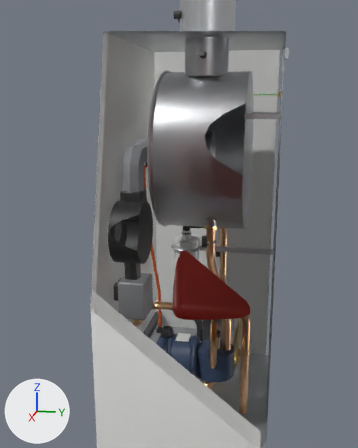
The glTF model caldaia.glb, before and after one commit.
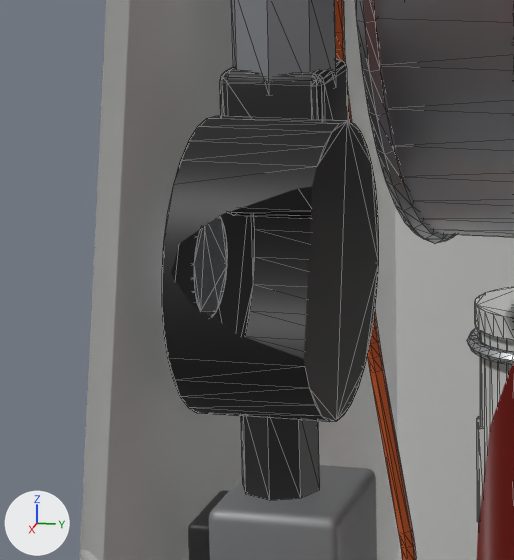
Each version is shown from a 50 mm lens placed at (0.951, -0.002, 0.624), pointed at (0.107, -0.171, 0.413), then close up on the part from 21% to 51% of the width and 39% to 65% of the height. Lighting does not change. The marker at lower left points along +X, +Y and +Z. The last two pictures show the newer version. The close-ups show mesh edges as thin lines. Everything nearer to the camera than a plane just in front of the edit is cut away. Where no turn or scale is listed for an object, it has been applied to the vertices. Vertices at exactly the same position are counted once.

The first close-up shows 'casing', 'condensate-trap', 'condensate-trap-holder', 'expansion-vessel', 'fan', 'gas-valve', 'ignition-electrode__cable-ignition', 'mixer-duct', 'primary-heat-exchanger'.
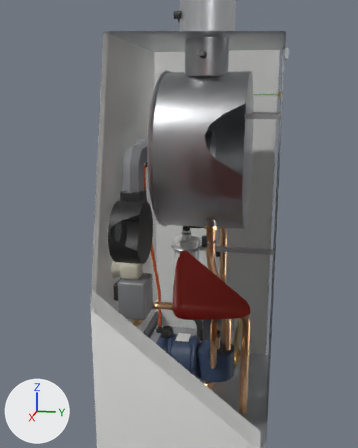
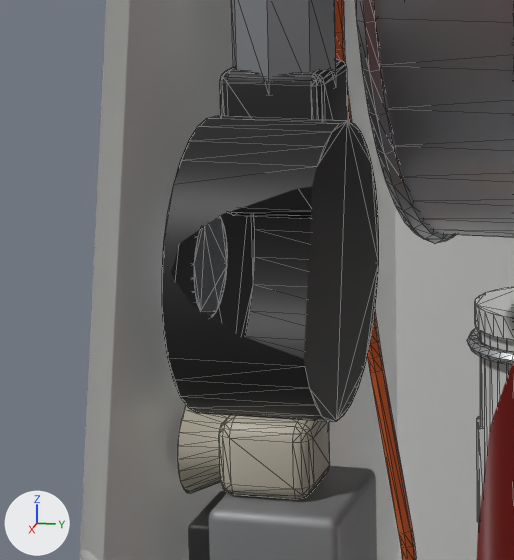
Commit message: feat(modello): venturi fra valvola gas e ventilatore della caldaia

Pixel boxes (x1, y1, x2, y2) of what changed, in the close-ups (514 x 560 px):
'fan', reshaped (18% shorter): before (162, 59, 379, 500); after (162, 59, 379, 422)
'gas-air-mixer', added: after (177, 405, 330, 499)
part 1 of me_fan, deleted: before (241, 416, 320, 500)

Diff of the bpy script that builds the scene:
```diff
--- a/caldaia.glb.py
+++ b/caldaia.glb.py
@@ mat_venturi @@
+mat_venturi = principled_material('venturi')
+mat_venturi.base_color = (0.72, 0.68, 0.55)  # pale yellow #ddd7c4
+mat_venturi.roughness = 0.45
@@ me_fan @@
 # used by ob_fan; location = (0.13, -0.252, 0.4)
-me_fan.from_pydata(...)  # 224 vertices, 432 faces; spans x -0.055..0.055, y -0.033..0.025, z -0.085..0.07
+me_fan.from_pydata(...)  # 208 vertices, 404 faces; spans x -0.055..0.055, y -0.033..0.025, z -0.055..0.07
+# me_fan part 1: the loose piece of 16 vertices spanning x -0.015..0.015, y -0.015..0.015, z -0.085..-0.05 is deleted
 me_fan.materials.append(mat_black)
@@ me_gas_air_mixer @@
+me_gas_air_mixer.from_pydata(...)  # 192 vertices, 372 faces; spans x -0.019..0.019, y -0.0344..0.016, z -0.019..0.019
+# faces by material slot: [280, 92]
+me_gas_air_mixer.materials.append(mat_venturi)  # pale yellow #ddd7c4
+me_gas_air_mixer.materials.append(mat_black)  # dark grey #303030
@@ ob_gas_air_mixer @@
+ob_gas_air_mixer = bpy.data.objects.new('gas-air-mixer', me_gas_air_mixer)
+ob_gas_air_mixer.location = (0.13, -0.252, 0.33)
```
